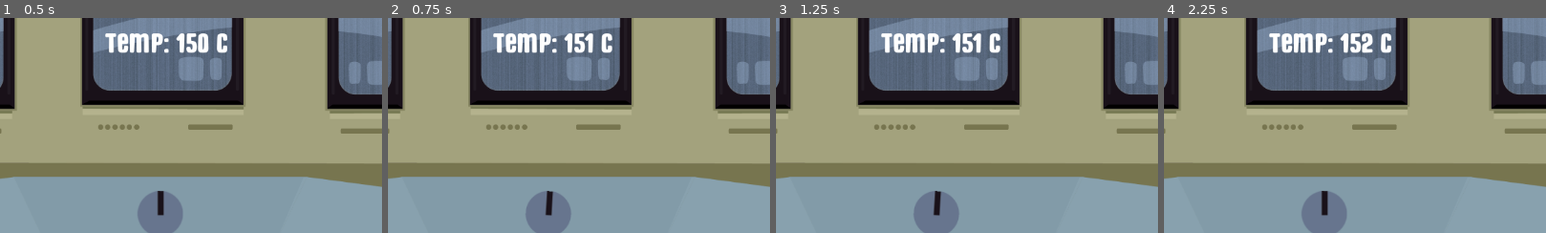
Above: before the commit, frames 1-4 (left to right).
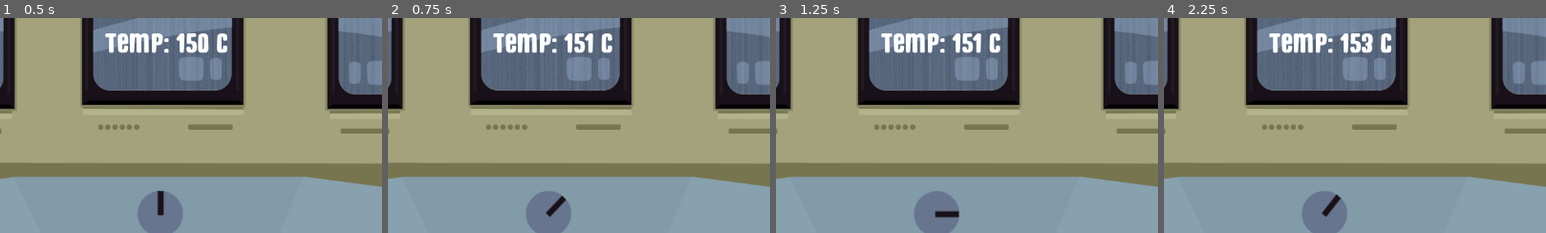
Above: after the commit, the same moments.

Repository: LuckyDog-Studios/ReactorControl
Game: Godot game, scene res://scenes/game.tscn
The game is run twice, just before and just after one commit, with the same random seed, the same clock (stepped at 60 frames per second) and the same inputs.
Inputs (mouse positions are % of the whole screen's width and height, from its top left):
- Up to frame 1 (0.5 s): no input
- Up to frame 2 (0.75 s): tap Enter at 0.5 s; move the mouse to (50, 58) at 0.52 s
- Up to frame 3 (1.25 s): no input
- Up to frame 4 (2.25 s): tap Space at 1.25 s; move the mouse to (30, 55) at 1.27 s; move the mouse to (60, 28) at 2.02 s
The pictures show only the part of the screen within x 29-79%, y 12-62%; the shares and areas given below are measured in that part.

Frame 1 is identical in both runs. In frame 2, 0.3% of the frame differs, in the area x 41-47%, y 80-93%; in frame 3, 0.4%; in frame 4, 0.4%, in the area x 41-55%, y 8-93%.

Commit message:
Random Event System

Diff:
--- a/project.godot
+++ b/project.godot
@@ -20,6 +20,10 @@
 window/stretch/mode="viewport"
 window/stretch/aspect="expand"
 
+[global_group]
+
+"Random Event Nodes"="nodes needed for the effects of random events"
+
 [input]
 
 INTERACT={
--- a/scenes/dial.tscn
+++ b/scenes/dial.tscn
@@ -1,9 +1,9 @@
 [gd_scene load_steps=7 format=3 uid="uid://blxoaaoq5ojah"]
 
 [ext_resource type="Texture2D" uid="uid://dxiupq0u4we7p" path="res://assets/sprites/Dial temp.png" id="1_nqp4q"]
-[ext_resource type="Script" path="res://scripts/State Machine.gd" id="3_qe3na"]
-[ext_resource type="Script" path="res://scripts/DialStandby.gd" id="4_a2s7b"]
-[ext_resource type="Script" path="res://scripts/DialTurning.gd" id="5_ctse4"]
+[ext_resource type="Script" path="res://scripts/States/State Machine.gd" id="3_qe3na"]
+[ext_resource type="Script" path="res://scripts/States/DialStandby.gd" id="4_a2s7b"]
+[ext_resource type="Script" path="res://scripts/States/DialTurning.gd" id="5_ctse4"]
 
 [sub_resource type="GDScript" id="GDScript_wrp2p"]
 script/source = "extends Node2D
@@ -12,7 +12,7 @@
 [sub_resource type="CircleShape2D" id="CircleShape2D_rwpkk"]
 radius = 36.0139
 
-[node name="Dial" type="Node2D"]
+[node name="Dial" type="Node2D" groups=["Random Event Nodes"]]
 script = SubResource("GDScript_wrp2p")
 
 [node name="Sprite" type="Sprite2D" parent="." groups=["Dial Sprite"]]
--- a/scenes/game.tscn
+++ b/scenes/game.tscn
@@ -7,6 +7,7 @@
 [ext_resource type="PackedScene" uid="uid://cgk103hsb1ves" path="res://scenes/temperature_system.tscn" id="3_lucyu"]
 [ext_resource type="Texture2D" uid="uid://cnkxuv67uivd4" path="res://assets/sprites/Screen slight side pov.png" id="6_s72d6"]
 [ext_resource type="Texture2D" uid="uid://dfjsmwig40k57" path="res://assets/sprites/Sreen front pov.png" id="7_kgpya"]
+[ext_resource type="PackedScene" uid="uid://d3r74yl807ykd" path="res://scenes/random_event_machine.tscn" id="8_2xqu4"]
 
 [node name="Game" type="Node2D"]
 
@@ -37,6 +38,7 @@
 
 [node name="Dial" parent="." instance=ExtResource("2_0eu7q")]
 position = Vector2(576, 376)
+script = null
 
 [node name="Dialogue" parent="." instance=ExtResource("3_33gnw")]
 offset_left = -1.0
@@ -52,3 +54,5 @@
 offset_bottom = 94.0
 size_flags_horizontal = 8
 metadata/_edit_use_anchors_ = true
+
+[node name="Random Event Machine" parent="." instance=ExtResource("8_2xqu4")]
--- /dev/null
+++ b/scenes/random_event_machine.tscn
@@ -0,0 +1,15 @@
+[gd_scene load_steps=3 format=3 uid="uid://d3r74yl807ykd"]
+
+[ext_resource type="Script" path="res://scripts/Random Event/Random Event Machine.gd" id="1_qw470"]
+[ext_resource type="Script" path="res://scripts/Random Event/DialReverseEvent.gd" id="2_j5dkq"]
+
+[node name="Random Event Machine" type="Node"]
+script = ExtResource("1_qw470")
+
+[node name="Timer" type="Timer" parent="."]
+autostart = true
+
+[node name="Dial Reverse Control" type="Node" parent="."]
+script = ExtResource("2_j5dkq")
+
+[connection signal="timeout" from="Timer" to="." method="_on_timer_timeout"]
--- /dev/null
+++ b/scripts/Random Event/DialReverseEvent.gd
@@ -0,0 +1,47 @@
+#this event reverses control of the dial for a short time
+extends RandomEvent
+
+const effect_duration = 5
+const cooldown_time = 20
+var cooldown_active = false
+var effect_active = false
+
+const roll_chance_numer = 1
+const roll_chance_denom = 20
+#this for example means 1/80 chance
+
+@onready var dial = get_node("/root/Game/Dial/State Machine/Turning")
+
+
+func apply_effect() -> void:
+	if effect_active:
+		return
+	effect_active = true
+	#actual effect code
+	dial.reverseControl = -1 #reverses turning control
+	print("effect applied")
+	await get_tree().create_timer(effect_duration).timeout # allow effect to stay for (duration) seconds
+
+	#revert effect
+	effect_active = false
+	revert_effect()
+
+
+func revert_effect() -> void:
+	dial.reverseControl = 1
+	apply_cooldown()
+
+
+
+#returns true if random chance was hit
+func roll_dice() -> bool:
+	print("rolling chance")
+	if cooldown_active:
+		return false
+	return super.get_roll(roll_chance_numer, roll_chance_denom)
+
+
+func apply_cooldown() -> void:
+	cooldown_active = true
+	await get_tree().create_timer(cooldown_time).timeout
+	cooldown_active = false
--- /dev/null
+++ b/scripts/Random Event/Random Event Machine.gd
@@ -0,0 +1,18 @@
+extends Node
+
+@onready var timer: Timer = $Timer
+
+var all_events: Dictionary = {}
+
+func _ready() -> void:
+	for node in get_children():
+		if node is RandomEvent:
+			all_events[node.name.to_lower()] = node
+
+
+# roll dice to add effects - every 1s (changeable)
+func _on_timer_timeout() -> void:
+	for event_name in all_events:
+		var event = all_events[event_name]
+		if event.roll_dice():
+			event.apply_effect()
--- /dev/null
+++ b/scripts/Random Event/Random Event.gd
@@ -0,0 +1,17 @@
+class_name RandomEvent extends Node
+
+signal EffectEnded
+
+func apply_effect() -> void:
+	pass
+
+
+func get_roll(numerator: int, denominator: int) -> bool:
+	var random_number = randi() % denominator + 1
+
+	if random_number <= numerator:
+		return true
+	return false
+
+func apply_cooldown() -> void:
+	pass
--- a/scripts/DialStandby.gd
+++ b/scripts/States/DialStandby.gd
@@ -2,12 +2,10 @@
 class_name DialStandby
 
 var sprite: Sprite2D
-var area2d: Area2D
-var turn_speed = 100
+var turn_speed = 50
 
 func Enter():
 	sprite = get_tree().get_first_node_in_group("Dial Sprite")
-	area2d = get_tree().get_first_node_in_group("Dial Area2d")
 
 func Update(delta: float):
 	var current_rotation = sprite.rotation_degrees
--- a/scripts/DialTurning.gd
+++ b/scripts/States/DialTurning.gd
@@ -3,6 +3,7 @@
 var sprite: Sprite2D
 var area2d: Area2D
 var turn_speed = 200
+var reverseControl: int = 1 # 1 for not reversed -1 for reverse
 
 func Enter():
 	sprite = get_tree().get_first_node_in_group("Dial Sprite")
@@ -10,10 +11,10 @@
 
 func Update(delta: float):
 	var current_rotation = sprite.rotation_degrees
-	if sprite.get_local_mouse_position().x > 0:
-		current_rotation = move_toward(current_rotation, 90, delta*turn_speed)
+	if area2d.get_local_mouse_position().x > 0:
+		current_rotation = move_toward(current_rotation, 90 * reverseControl, delta*turn_speed)
 	else:
-		current_rotation = move_toward(current_rotation, -90, delta*turn_speed)
+		current_rotation = move_toward(current_rotation, -90 * reverseControl, delta*turn_speed)
 
 
 	sprite.rotation_degrees = current_rotation
--- a/scripts/dialogue.gd
+++ b/scripts/dialogue.gd
@@ -2,13 +2,13 @@
 extends Control
 
 @onready var text: RichTextLabel = $RichTextLabel
-
+const letter_delay = 0.1
 
 
 func type_text(line: String) -> void:
 	for c in line:
 		text.add_text(c)
-		await get_tree().create_timer(0.1).timeout
+		await get_tree().create_timer(letter_delay).timeout
 
 # Called when the node enters the scene tree for the first time.
 func _ready() -> void:
Not shown: 1 places in scenes/game.tscn that only renumber resources
Renamed: scripts/State Machine.gd -> scripts/States/State Machine.gd
Renamed: scripts/State.gd -> scripts/States/State.gd
